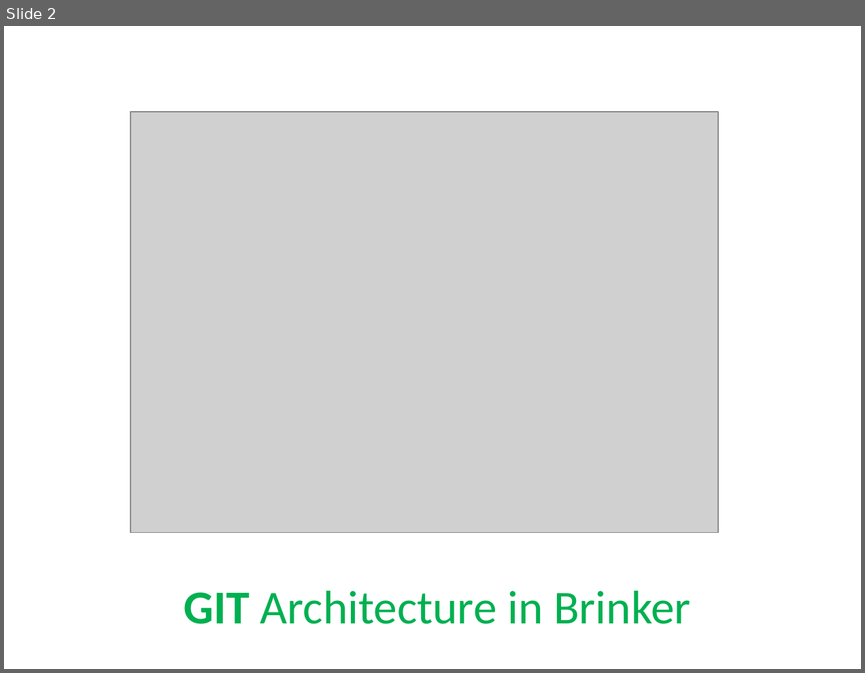
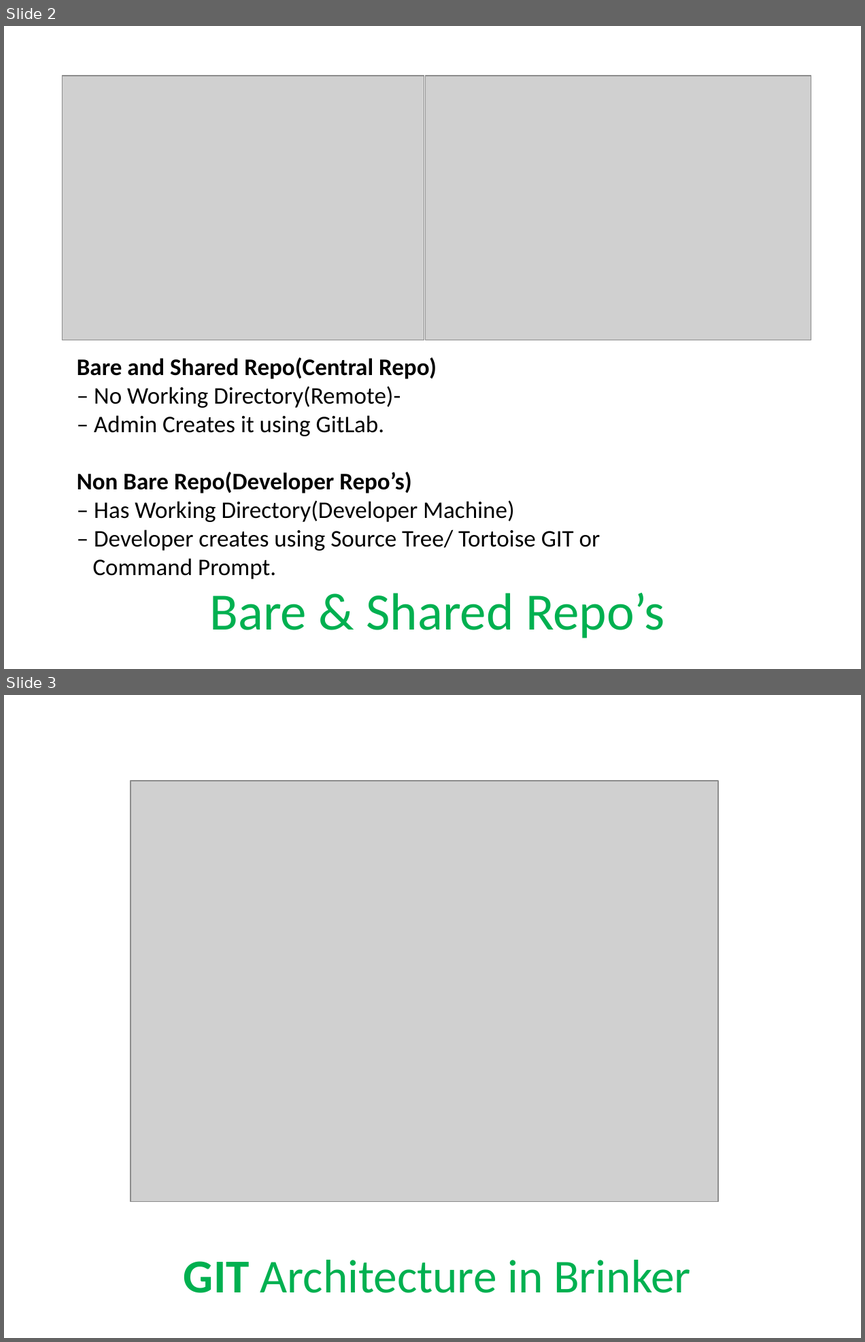
Before and after one commit to kishorevenkat/MasterPPT, a slide deck: PPT.pptx. Shown one above the other, each under a label of ours: slide 2 before the commit, slides 2 and 3 after it. The pictures are 865x673 and 865x1342 pixels, drawn with LibreOffice and Linux fonts; fonts in the diff are those of the drawing; grey boxes stand for pictures. Boxes give left, top, right and bottom in pixels: in the first picture for what was removed or moved away, otherwise in the second. Text is boxed around its words. In the diff, an @@ line names an element or a change of style, - is before the commit and + after.

Commit message:
2nd Slide Added

```diff
--- a/PPT.pptx
+++ b/PPT.pptx
@@ slide 2 added at (4,26,861,669), background #FFFFFF @@
@@ picture added at (62,76,424,339) @@
@@ picture added at (426,76,811,339) @@
@@ text added at (77,357,600,579), 20 pt, text #000000 @@
+Bare and Shared Repo(Central Repo)
+– No Working Directory(Remote)-
+– Admin Creates it using GitLab.
+Non Bare Repo(Developer Repo’s)
+– Has Working Directory(Developer Machine)
+– Developer creates using Source Tree/ Tortoise GIT or
+Command Prompt.
@@ title added at (209,592,664,638), 44 pt, text #00B050 @@
+Bare & Shared Repo’s
@@ what was slide 2 is now slide 3 @@
```
